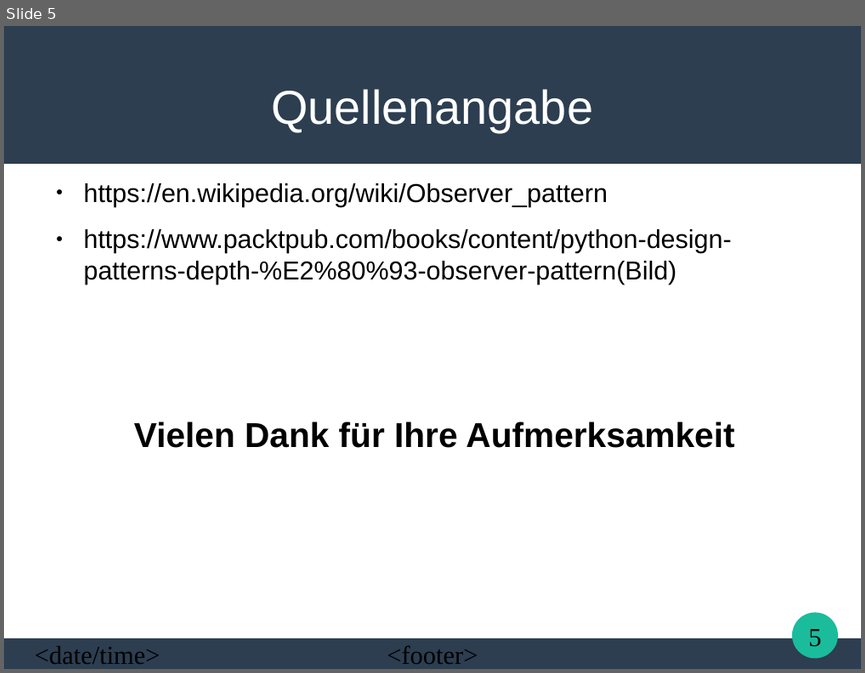
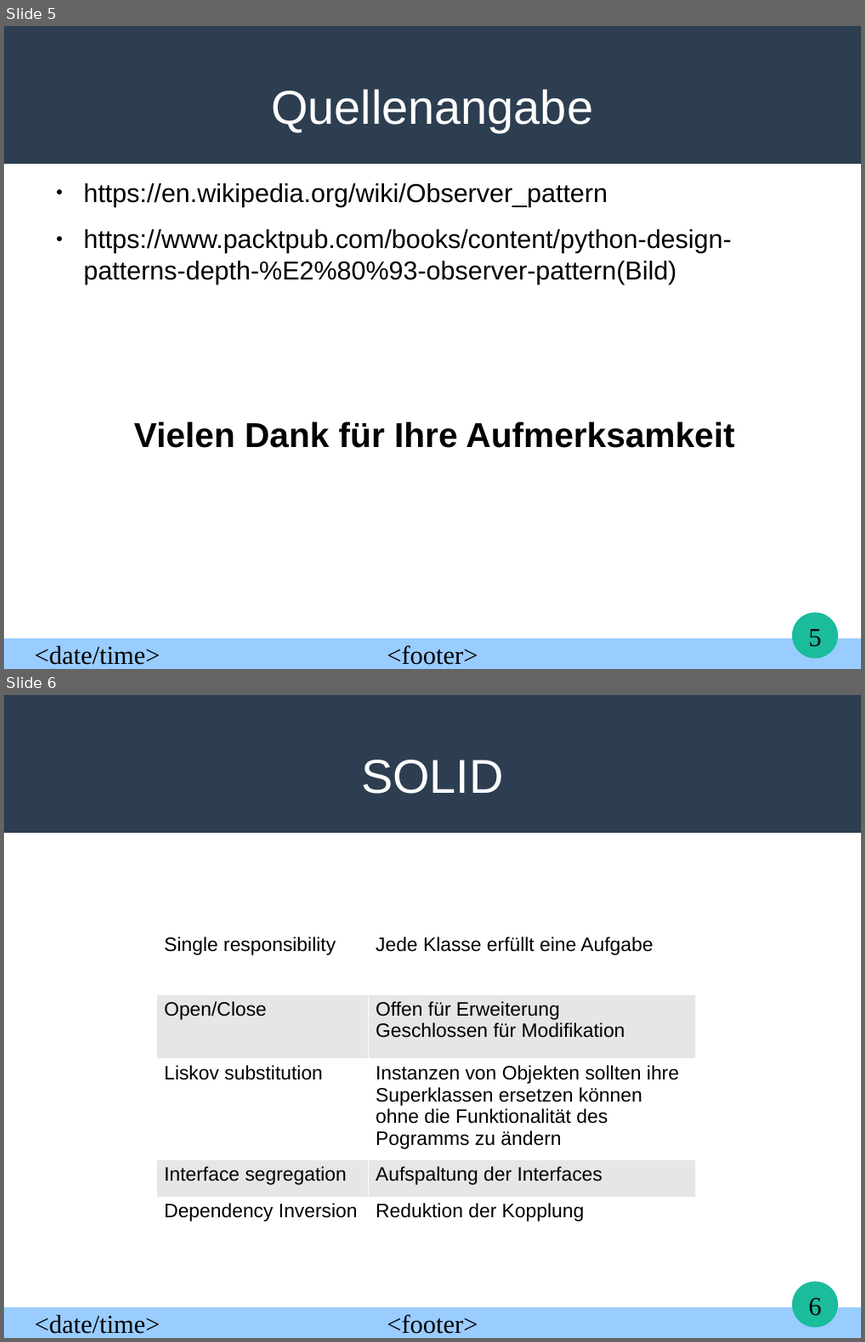
Before and after one commit to Uniquex/ObserverPattern, a slide deck: Presentation/Observer Pattern.odp. Shown one above the other, each under a label of ours: slide 5 before the commit, slides 5 and 6 after it. The pictures are 865x673 and 865x1342 pixels, drawn with LibreOffice and Linux fonts; fonts in the diff are those of the drawing. Boxes give left, top, right and bottom in pixels: in the first picture for what was removed or moved away, otherwise in the second. Text is boxed around its words. In the diff, an @@ line names an element or a change of style, - is before the commit and + after.

Commit message:
ppt v2
Erweiterung SOLID Folie

```diff
--- a/Presentation/Observer Pattern.odp
+++ b/Presentation/Observer Pattern.odp
@@ slide 6 added at (4, 695, 861, 1338), background #FFFFFF; not listed: 6 template elements that a slide beside it also shows @@
@@ title added at (361, 760, 503, 794), 44 pt, text #FFFFFF @@
+SOLID
@@ table added at (156, 930, 695, 1228), 5 rows, 2 columns @@
+Single responsibility | Jede Klasse erfüllt eine Aufgabe
+Open/Close | Offen für Erweiterung / Geschlossen für Modifikation
+Liskov substitution | Instanzen von Objekten sollten ihre Superklassen ersetzen können ohne die Funktionalität des Pogramms zu ändern
+Interface segregation | Aufspaltung der Interfaces
+Dependency Inversion | Reduktion der Kopplung
@@ slide 5 changed as well @@
@@ rectangle at (4, 638, 861, 669): fill #2C3E50 to #99CCFF @@
```
Also in this commit, not shown: 4 other slides changed.
